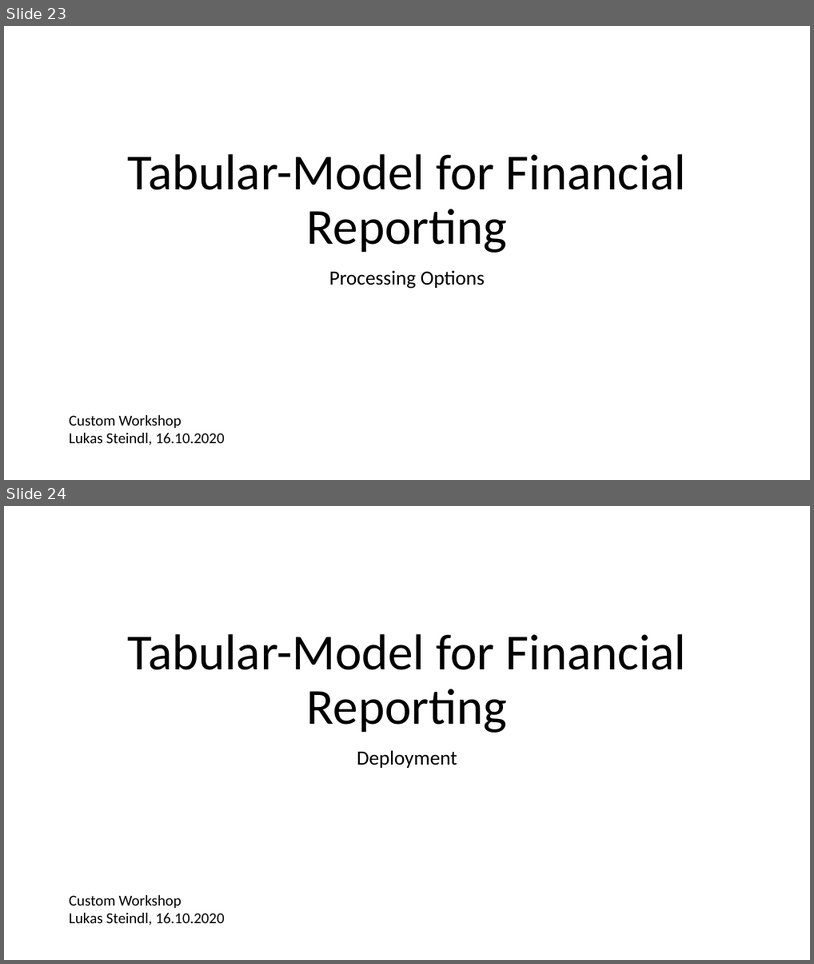
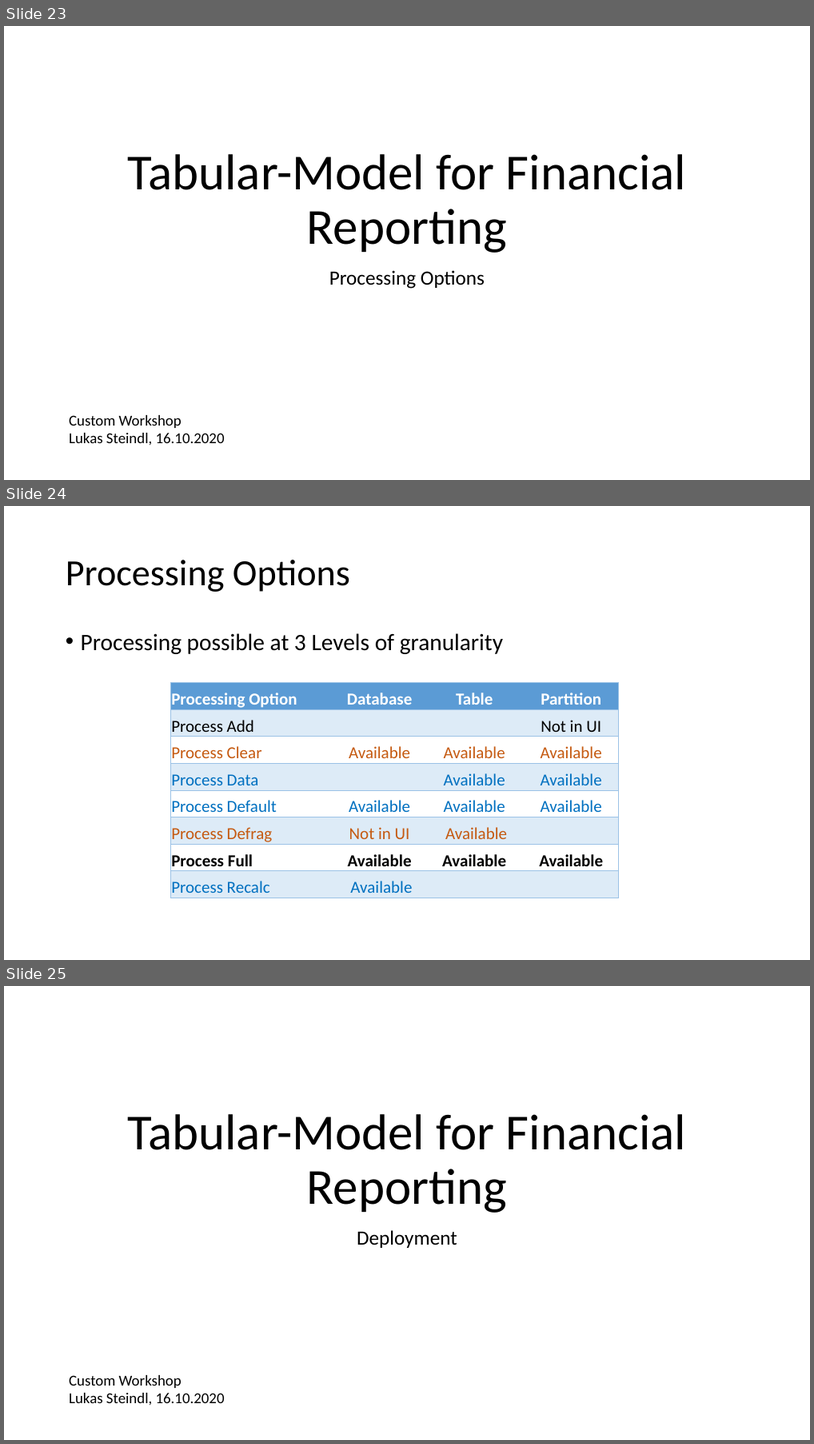
Before and after one commit to LukasSteindl/tabularmodelforfinance, a slide deck: Slidesv2.pptx. Shown one above the other, each under a label of ours: slides 23 and 24 before the commit, slides 23, 24 and 25 after it. The pictures are 814x964 and 814x1444 pixels, drawn with LibreOffice and Linux fonts; fonts in the diff are those of the drawing. Boxes give left, top, right and bottom in pixels: in the first picture for what was removed or moved away, otherwise in the second. Text is boxed around its words. In the diff, an @@ line names an element or a change of style, - is before the commit and + after.

```diff
--- a/Slidesv2.pptx
+++ b/Slidesv2.pptx
@@ slide 24 added at box(4, 506, 810, 960), background #FFFFFF @@
@@ title added at box(66, 560, 350, 592), 44 pt, text #000000 @@
+Processing Options
@@ text added at box(81, 633, 503, 654), 28 pt, text #000000 @@
+• Processing possible at 3 Levels of granularity
@@ table added at box(171, 683, 619, 901), 8 rows, 4 columns @@
+Processing Option | Database | Table | Partition
+Process Add |  |  | Not in UI
+Process Clear | Available | Available | Available
+Process Data |  | Available | Available
+Process Default | Available | Available | Available
+Process Defrag | Not in UI | Available | 
+Process Full | Available | Available | Available
+Process Recalc | Available |  | 
@@ what was slide 24 is now slide 25 @@
```
Also in this commit, not shown: 1 slide changed, 4 other slides added, 1 other file.
